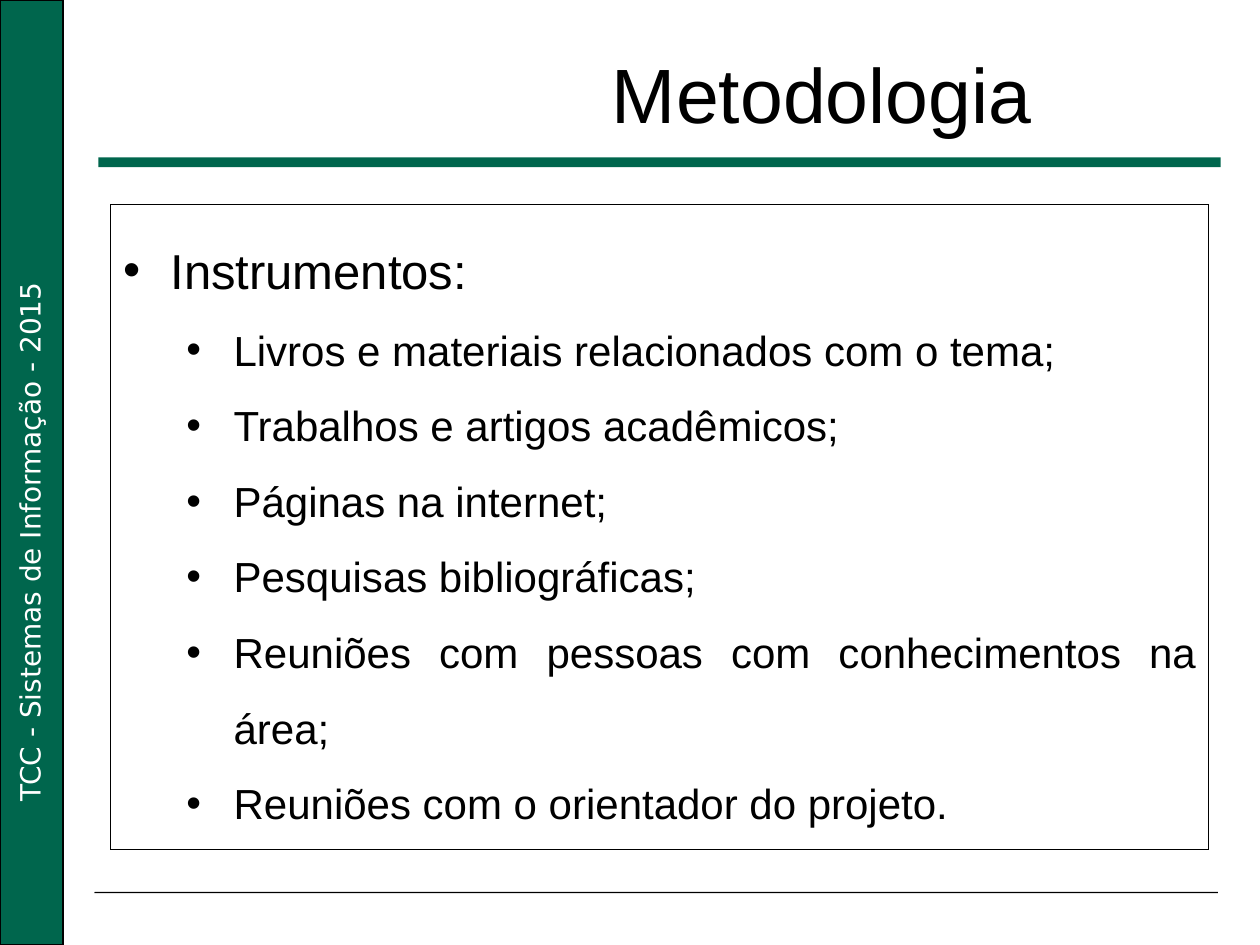
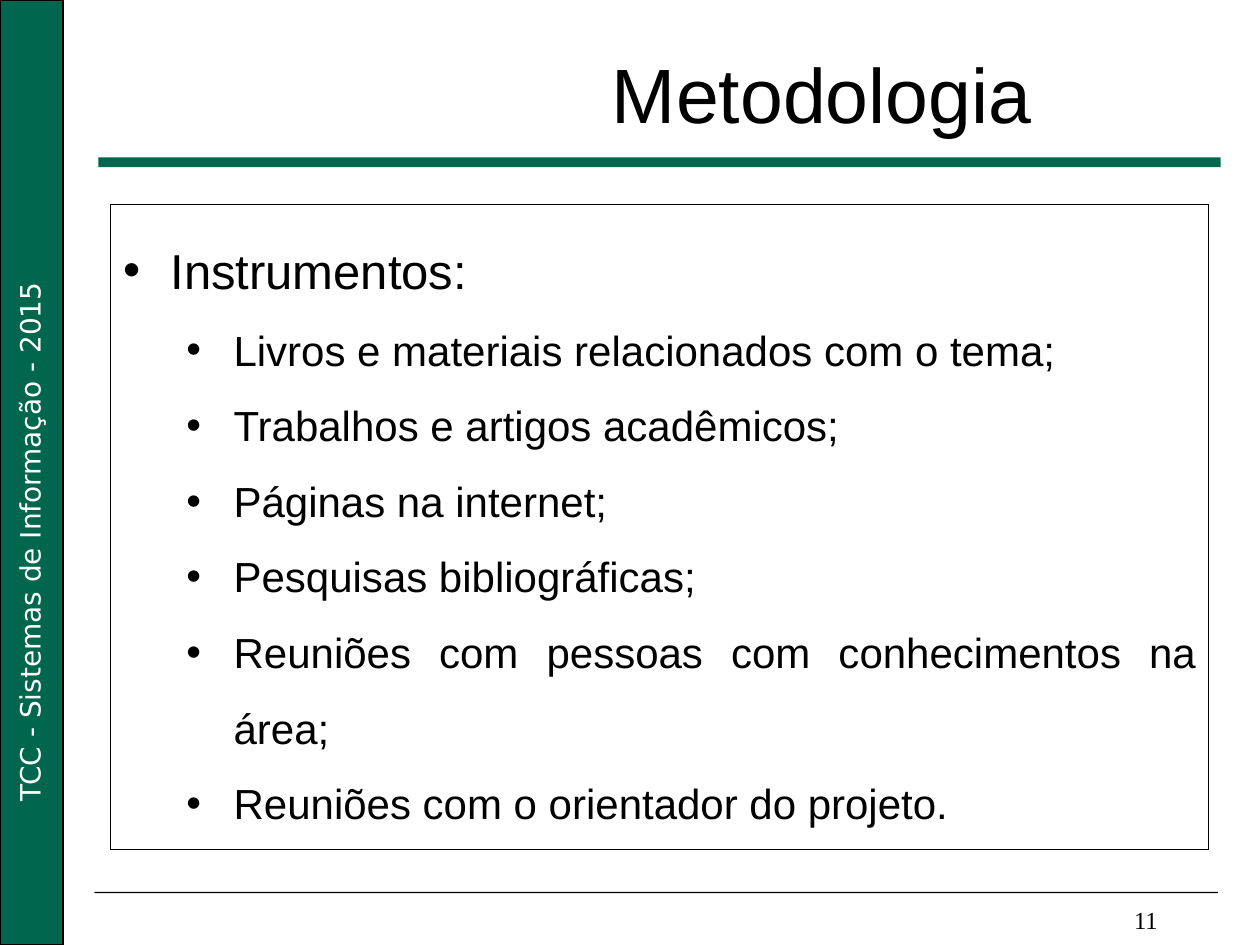
Before and after one commit to Nikofoxxx/TCC, a slide deck: slide 11 of documents/life_cycle/Apresentação_Big_Data.pptx. Drawn at 1260x945 pixels with LibreOffice and Linux fonts; fonts in the diff are those of the drawing; background and template pictures are left out. Boxes give left, top, right and bottom in pixels: in the first picture for what was removed or moved away, otherwise in the second. Text is boxed around its words. In the diff, an @@ line names an element or a change of style, - is before the commit and + after.

```diff
--- a/documents/life_cycle/Apresentação_Big_Data.pptx
+++ b/documents/life_cycle/Apresentação_Big_Data.pptx
@@ text added at (1134,913,1158,929), 14 pt, text #000000 @@
+11
```
Also in this commit, not shown: 13 other slides changed.
